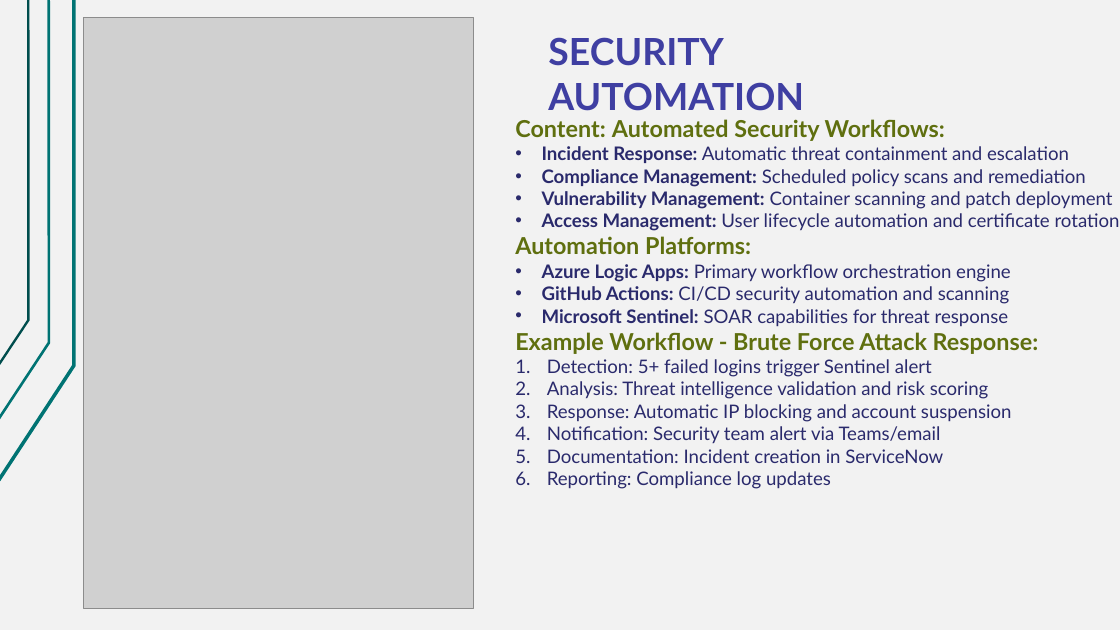
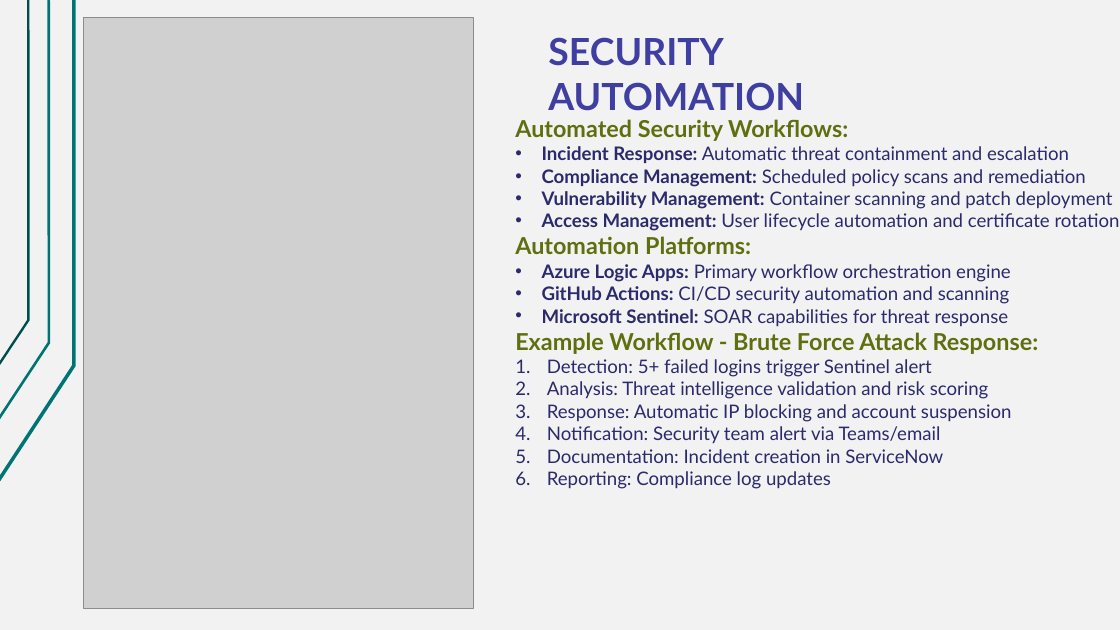
Before and after one commit to Nikolai-Semko/CST8919_Final_Oral_Exam, a slide deck: slide 8 of CST8919_Final_Oral_Exam_Presentation.pptx. Drawn at 1120x630 pixels with LibreOffice and Linux fonts; fonts in the diff are those of the drawing; grey boxes stand for pictures. Boxes give left, top, right and bottom in pixels: in the first picture for what was removed or moved away, otherwise in the second. Text is boxed around its words. In the diff, an @@ line names an element or a change of style, - is before the commit and + after.

```diff
--- a/CST8919_Final_Oral_Exam_Presentation.pptx
+++ b/CST8919_Final_Oral_Exam_Presentation.pptx
@@ text at box(515, 119, 848, 141): text changed @@
-Content: Automated Security Workflows:
+Automated Security Workflows:
```
Also in this commit, not shown: 2 other slides changed, 1 other file.
